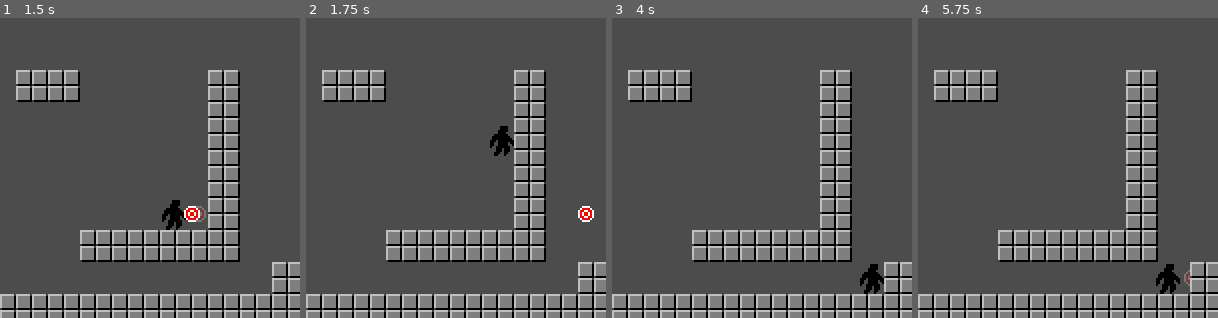
Above: before the commit, frames 1-4 (left to right).
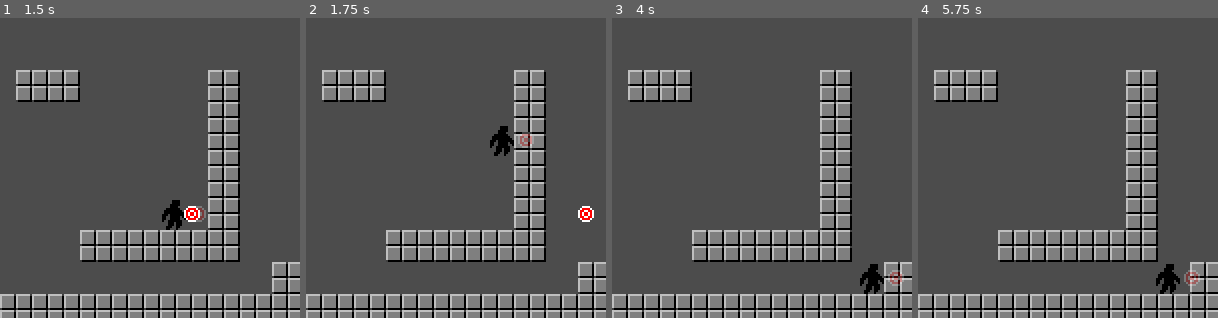
Above: after the commit, the same moments.

Repository: hectorid/jeonsa_prototype
Game: Godot game, scene res://scenes/Level.tscn
The game is run twice, just before and just after one commit, with the same random seed, the same clock (stepped at 60 frames per second) and the same inputs.
Inputs:
- Up to frame 1 (1.5 s): tap Enter at 0.5 s; hold D (move_right) from 0.53 s (still down); tap J (shoot) at 0.6, 1.35 s; tap K (jump) at 0.77 s
- Up to frame 2 (1.75 s): keep holding D (move_right); tap K (jump) at 1.52 s
- Up to frame 3 (4 s): release D (move_right) at 2.03 s; hold A (move_left) 2.03-2.78 s; tap J (shoot) at 2.1, 2.85, 3.6 s; hold D (move_right) from 2.78 s (still down); tap K (jump) at 3.02, 3.77 s
- Up to frame 4 (5.75 s): release D (move_right) at 4.28 s; hold A (move_left) 4.28-5.03 s; tap J (shoot) at 4.35, 5.1 s; tap K (jump) at 4.52 s; hold D (move_right) from 5.03 s (still down)
The pictures show only the part of the screen within x 35-85%, y 50-100%; the shares and areas given below are measured in that part.

Frame 1 is identical in both runs. In frame 2, 0.2% of the frame differs, in the area x 70-76%, y 38-44%; in frame 3, 0.2%; in frame 4, 0.1%.

Commit message:
Added Max Gravity

Diff:
--- a/scenes/Level.tscn
+++ b/scenes/Level.tscn
@@ -1,15 +1,15 @@
 [gd_scene load_steps=6 format=2]
 
 [ext_resource path="res://scripts/Level.gd" type="Script" id=1]
-[ext_resource path="res://scenes/Player.tscn" type="PackedScene" id=2]
-[ext_resource path="res://sprites/tile_test.png" type="Texture" id=3]
+[ext_resource path="res://sprites/tile_test.png" type="Texture" id=2]
+[ext_resource path="res://scenes/Player.tscn" type="PackedScene" id=3]
 
 [sub_resource type="ConvexPolygonShape2D" id=1]
 points = PoolVector2Array( 0, 0, 16, 0, 16, 16, 0, 16 )
 
 [sub_resource type="TileSet" id=2]
 0/name = "tile_test.png 0"
-0/texture = ExtResource( 3 )
+0/texture = ExtResource( 2 )
 0/tex_offset = Vector2( 0, 0 )
 0/modulate = Color( 1, 1, 1, 1 )
 0/region = Rect2( 0, 0, 16, 16 )
@@ -28,11 +28,11 @@
 [node name="Level" type="Node"]
 script = ExtResource( 1 )
 
-[node name="Player" parent="." instance=ExtResource( 2 )]
-position = Vector2( 106.775, 280.1 )
-
 [node name="TileMap" type="TileMap" parent="."]
 tile_set = SubResource( 2 )
 cell_size = Vector2( 16, 16 )
 format = 1
 tile_data = PoolIntArray( 0, 0, 0, 1, 0, 0, 2, 0, 0, 3, 0, 0, 4, 0, 0, 5, 0, 0, 6, 0, 0, 7, 0, 0, 8, 0, 0, 9, 0, 0, 10, …(1419 unchanged characters)…
+
+[node name="Player" parent="." instance=ExtResource( 3 )]
+position = Vector2( 106.775, 280.1 )
--- a/scripts/Player.gd
+++ b/scripts/Player.gd
@@ -5,6 +5,7 @@
 
 const FLOOR_NORMAL := Vector2(0,-1)
 const GRAVITY : float = 800.0
+const MAX_GRAVITY : float = 500.0
 const MOVE_SPEED : float = 100.0
 const JUMP_FORCE : float = 250.0
 const TARGET_INDICATOR_DISTANCE : int = 12
@@ -41,6 +42,8 @@
 	velocity.x = input_direction.x * MOVE_SPEED
 
 	velocity.y += GRAVITY * delta
+	if velocity.y > MAX_GRAVITY:
+		velocity.y = MAX_GRAVITY
 
 	if (is_on_floor or (is_on_wall and is_falling)) and INPUT_JUMP:
 		velocity.y = -JUMP_FORCE
